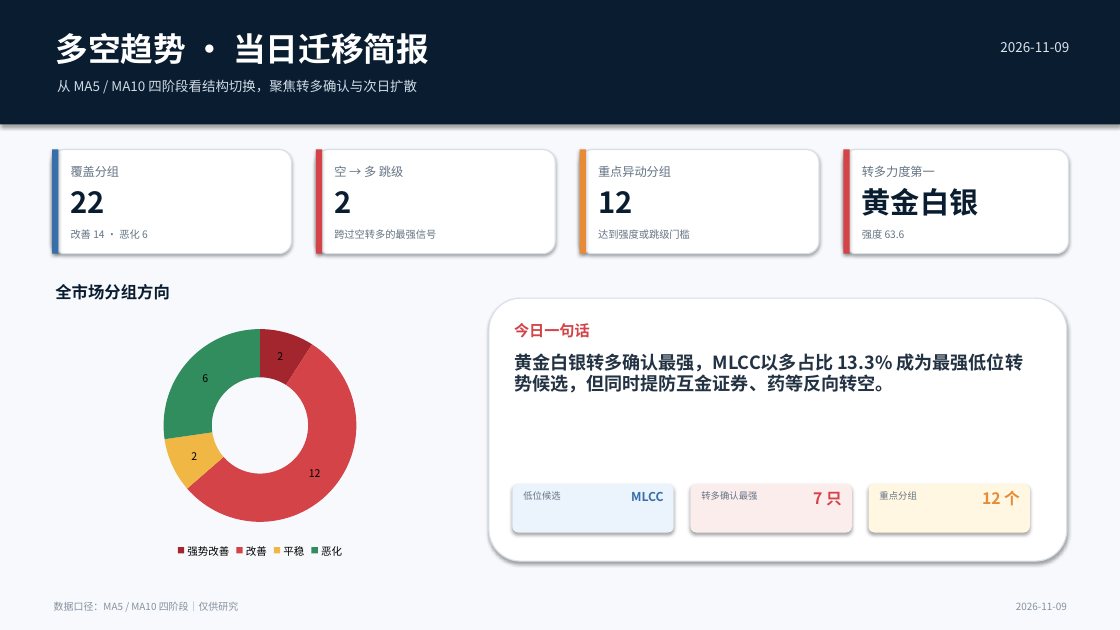
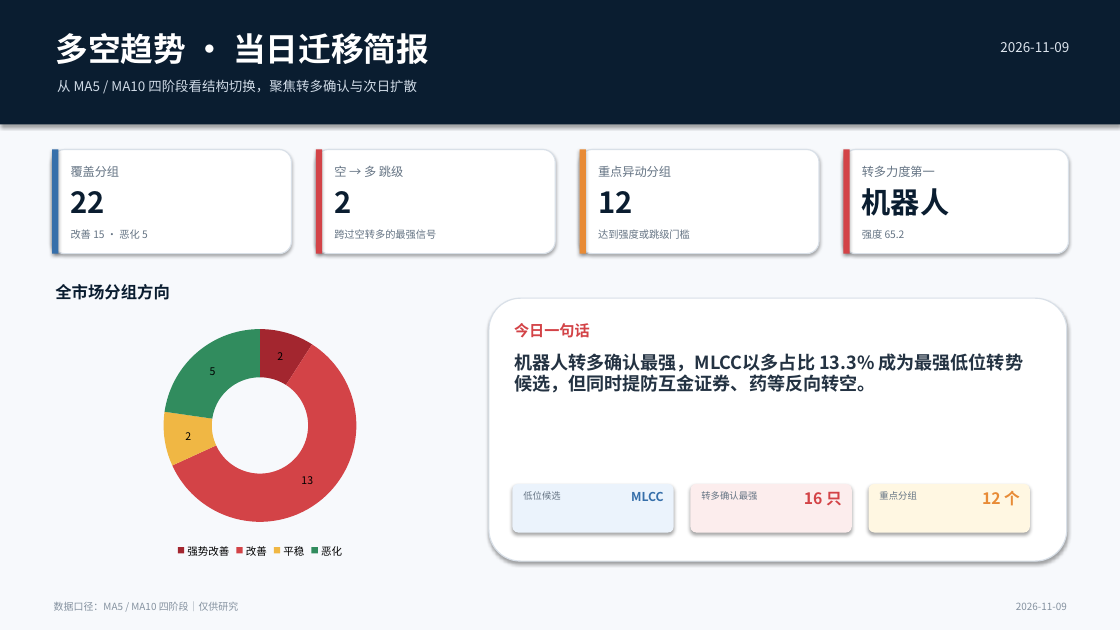
Before and after one commit to nancybhc/a-share-blast-lab, a slide deck: slide 1 of assets/多空阶段简报_2026-11-09.pptx. Drawn at 1120x630 pixels with LibreOffice and Linux fonts; fonts in the diff are those of the drawing. Boxes give left, top, right and bottom in pixels: in the first picture for what was removed or moved away, otherwise in the second. Text is boxed around its words. In the diff, an @@ line names an element or a change of style, - is before the commit and + after.

```diff
--- a/assets/多空阶段简报_2026-11-09.pptx
+++ b/assets/多空阶段简报_2026-11-09.pptx
@@ text at [862,188,949,216]: text changed @@
-黄金白银
+机器人
@@ text at [71,229,148,239]: text changed @@
-改善 14 · 恶化 6
+改善 15 · 恶化 5
@@ text at [862,229,905,239]: text changed @@
-强度 63.6
+强度 65.2
@@ doughnut chart at [60,318,460,561] @@
@@ Series 1, 改善: 12 to 13 @@
@@ Series 1, 恶化: 6 to 5 @@
@@ text at [514,353,1024,393]: text changed @@
-黄金白银转多确认最强，MLCC以多占比 13.3% 成为最强低位转势候选，但同时提防互金证券、药等反向转空。
+机器人转多确认最强，MLCC以多占比 13.3% 成为最强低位转势候选，但同时提防互金证券、药等反向转空。
@@ text at [804,492,842,505]: text changed @@
-7 只
+16 只
```
Also in this commit, not shown: 3 other slides changed, 13 other files.
